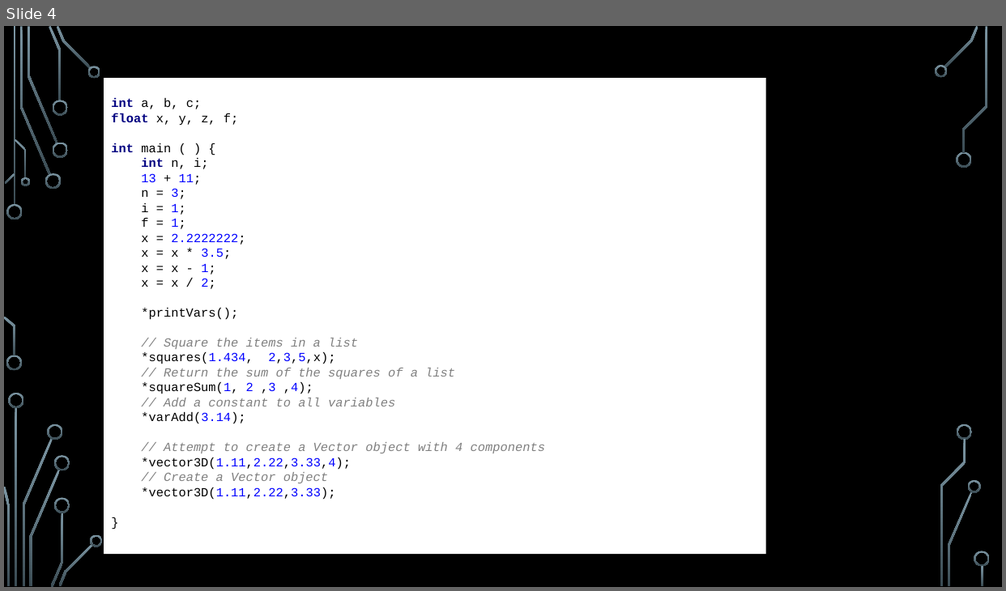
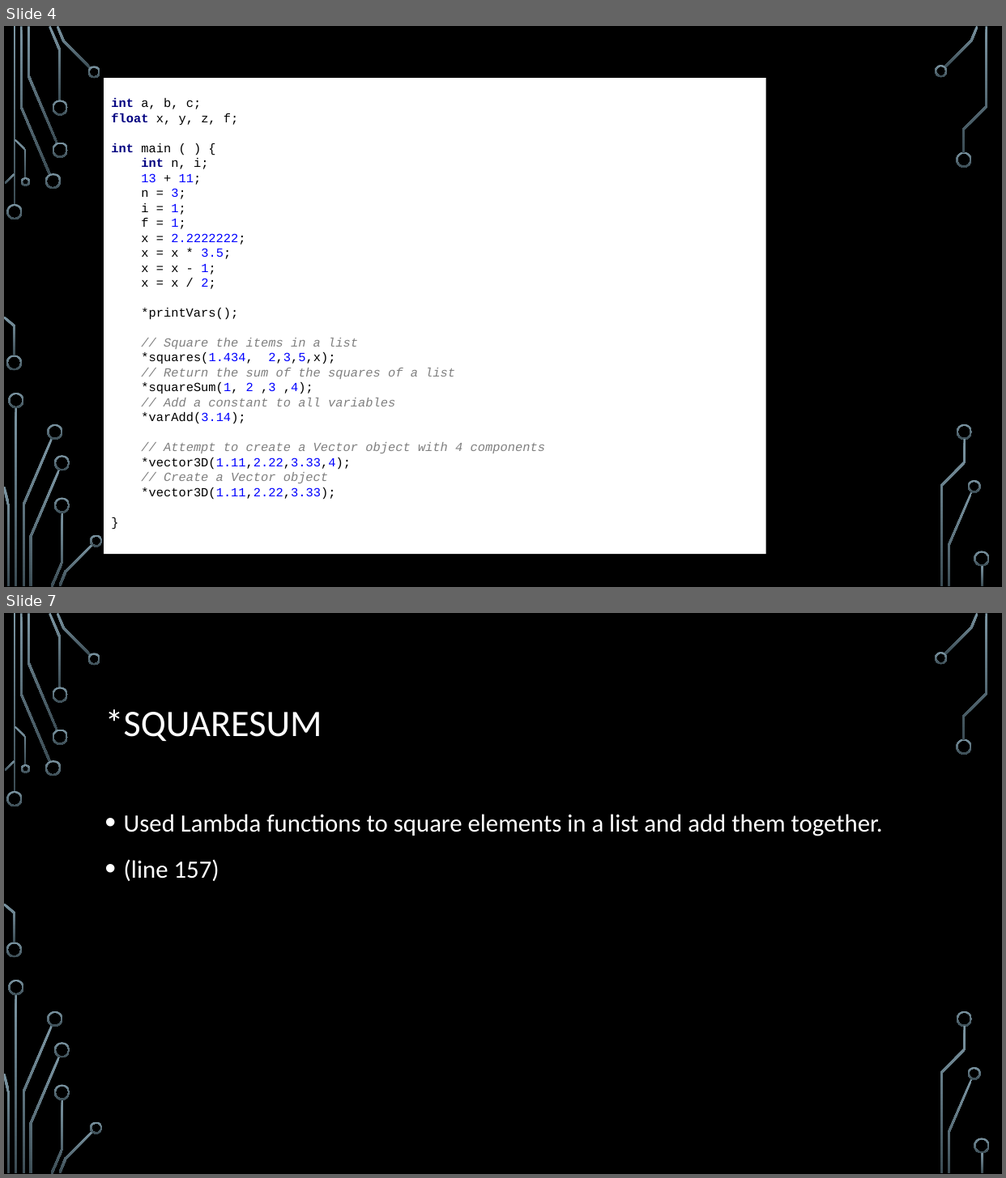
Before and after one commit to Pavilionall/PLProjectFinal, a slide deck: HMM mas.pptx. Shown one above the other, each under a label of ours: slide 4 before the commit, slides 4 and 7 after it; the slides between them are not shown. The pictures are 1006x591 and 1006x1178 pixels, drawn with LibreOffice and Linux fonts; fonts in the diff are those of the drawing; background and template pictures are left out. Boxes give left, top, right and bottom in pixels: in the first picture for what was removed or moved away, otherwise in the second. Text is boxed around its words. In the diff, an @@ line names an element or a change of style, - is before the commit and + after.

```diff
--- a/HMM mas.pptx
+++ b/HMM mas.pptx
@@ slide 7 added at (4, 613, 1002, 1174), background picture (left out); not listed: 36 template elements that a slide beside it also shows @@
@@ title added at (105, 709, 322, 741), 36 pt, text #FFFFFF @@
+*SQUARESUM
@@ text added at (124, 814, 883, 881), 24 pt, text #FFFFFF @@
+• Used Lambda functions to square elements in a list and add them together.
+• (line 157)
```
Also in this commit, not shown: 1 slide changed, 6 other slides added, 1 slide removed.
